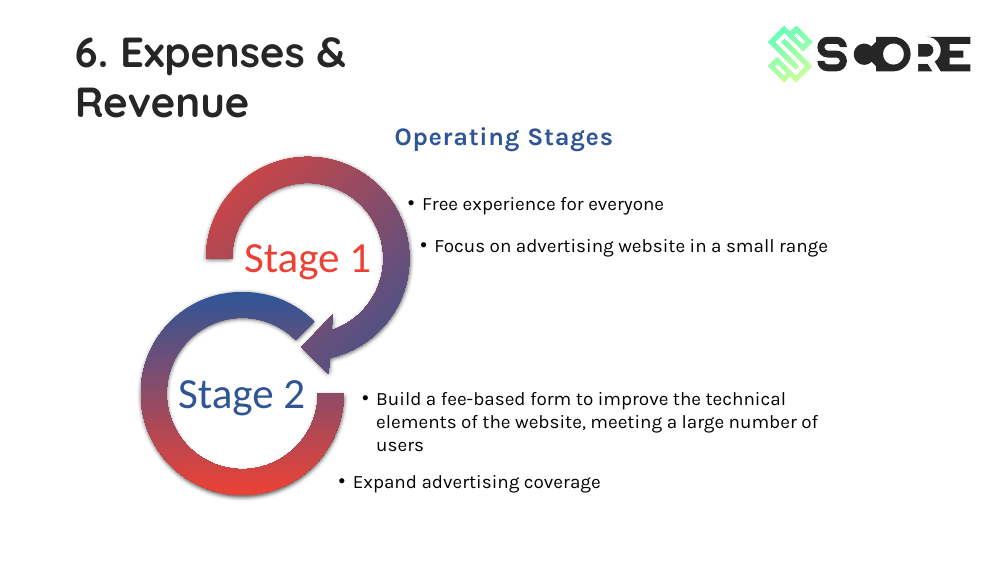
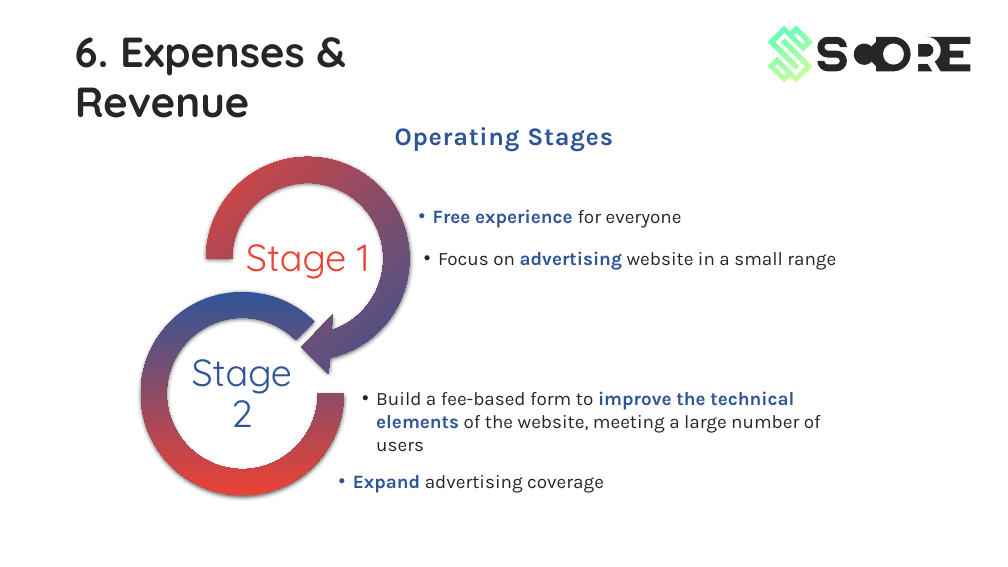
Before and after one commit to KevinNitroG/Score-Project-Powerpoint-temp, a slide deck: slide 28 of powerpoint_files/Main 3.pptx. Drawn at 1008x567 pixels with LibreOffice and Linux fonts; fonts in the diff are those of the drawing. Boxes give left, top, right and bottom in pixels: in the first picture for what was removed or moved away, otherwise in the second. Text is boxed around its words. In the diff, an @@ line names an element or a change of style, - is before the commit and + after.

```diff
--- a/powerpoint_files/Main 3.pptx
+++ b/powerpoint_files/Main 3.pptx
@@ freeform shape added at (x1=0, y1=154, x2=410, y2=498), fill #FFFFFF @@
@@ free "Free experience for everyone" moved from (x1=407, y1=182, x2=737, y2=223) to (x1=417, y1=196, x2=748, y2=237) @@
@@ free "Free experience for everyone" at (x1=417, y1=196, x2=748, y2=237): text colour #000000 to #2F5597, bold on in "Free experience"; text colour #000000 to #262626 in "for everyone" @@
@@ free "Stage 1" at (x1=242, y1=226, x2=374, y2=292): size 41 to 36 pt, font Calibri to Quicksand; less space between paragraphs @@
@@ text "Focus on advertising website in ..." moved from (x1=434, y1=239, x2=828, y2=257) to (x1=438, y1=251, x2=836, y2=270) @@
@@ text "Focus on advertising website in ..." at (x1=438, y1=251, x2=836, y2=270): text colour #000000 to #262626 in "Focus on website in a small range"; text colour #000000 to #2F5597, bold on in "advertising" @@
@@ free "Stage 2" at (x1=176, y1=362, x2=308, y2=428): size 41 to 36 pt, font Calibri to Quicksand; less space between paragraphs @@
@@ text "Build a fee-based form to ..." at (x1=376, y1=391, x2=821, y2=452): text colour #000000 to #262626 in "Build a fee-based form to of the ..."; text colour #000000 to #2F5597, bold on in "improve the technical elements" @@
@@ text "Expand advertising coverage" at (x1=353, y1=475, x2=604, y2=493): text colour #000000 to #2F5597, bold on in "Expand"; text colour #000000 to #262626 in "advertising coverage" @@
```
Also in this commit, not shown: 3 other slides changed, 1 slide removed.
